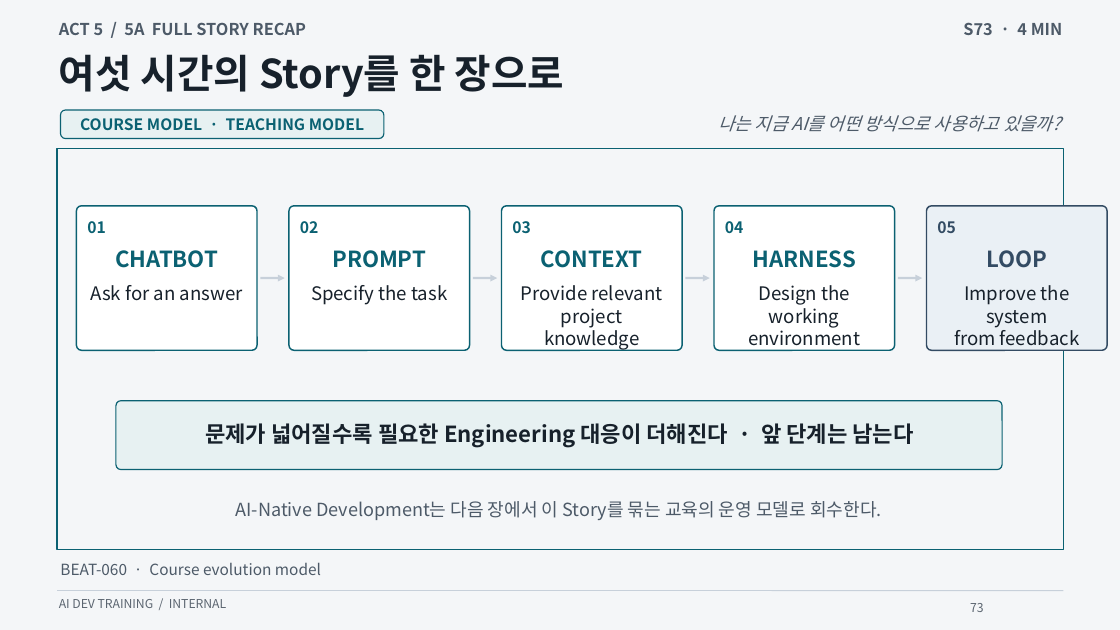
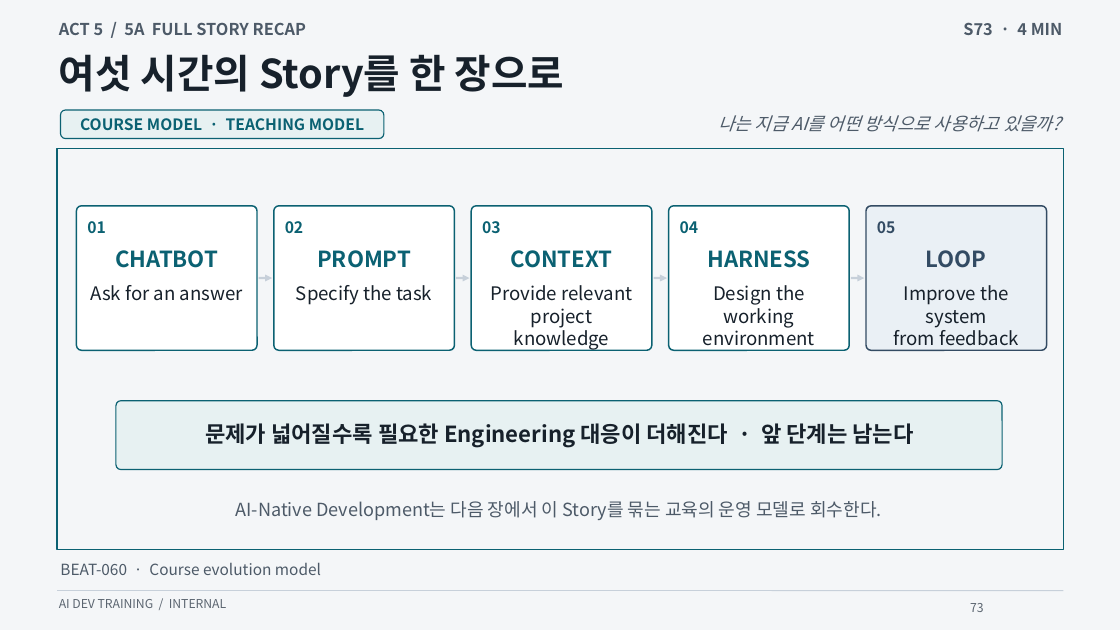
Before and after one commit to GideokKim/ai-dev-training, a slide deck: slide 73 of production/AI_Dev_Training_Full.pptx. Drawn at 1120x630 pixels with LibreOffice and Linux fonts; fonts in the diff are those of the drawing. Boxes give left, top, right and bottom in pixels: in the first picture for what was removed or moved away, otherwise in the second. Text is boxed around its words. In the diff, an @@ line names an element or a change of style, - is before the commit and + after.

```diff
--- a/production/AI_Dev_Training_Full.pptx
+++ b/production/AI_Dev_Training_Full.pptx
@@ 3 texts, 1 rounded rectangle: place and size @@
-3 texts, 1 rounded rectangle at (289, 206, 470, 350)
+3 texts, 1 rounded rectangle at (274, 206, 455, 350)
@@ 3 texts, 1 rounded rectangle: place and size @@
-3 texts, 1 rounded rectangle at (502, 206, 682, 351)
+3 texts, 1 rounded rectangle at (471, 206, 652, 351)
@@ 3 texts, 1 rounded rectangle: place and size @@
-3 texts, 1 rounded rectangle at (714, 206, 895, 351)
+3 texts, 1 rounded rectangle at (669, 206, 849, 351)
@@ 3 texts, 1 rounded rectangle: place and size @@
-3 texts, 1 rounded rectangle at (927, 206, 1107, 351)
+3 texts, 1 rounded rectangle at (866, 206, 1047, 351)
@@ arrow moved from (260, 278) - (285, 278) to (259, 278) - (272, 278) @@
@@ arrow moved from (473, 278) - (497, 278) to (456, 278) - (470, 278) @@
@@ arrow moved from (686, 278) - (710, 278) to (654, 278) - (667, 278) @@
@@ arrow moved from (898, 278) - (923, 278) to (851, 278) - (865, 278) @@
```
Also in this commit, not shown: 1 other slide changed, 3 other files.
